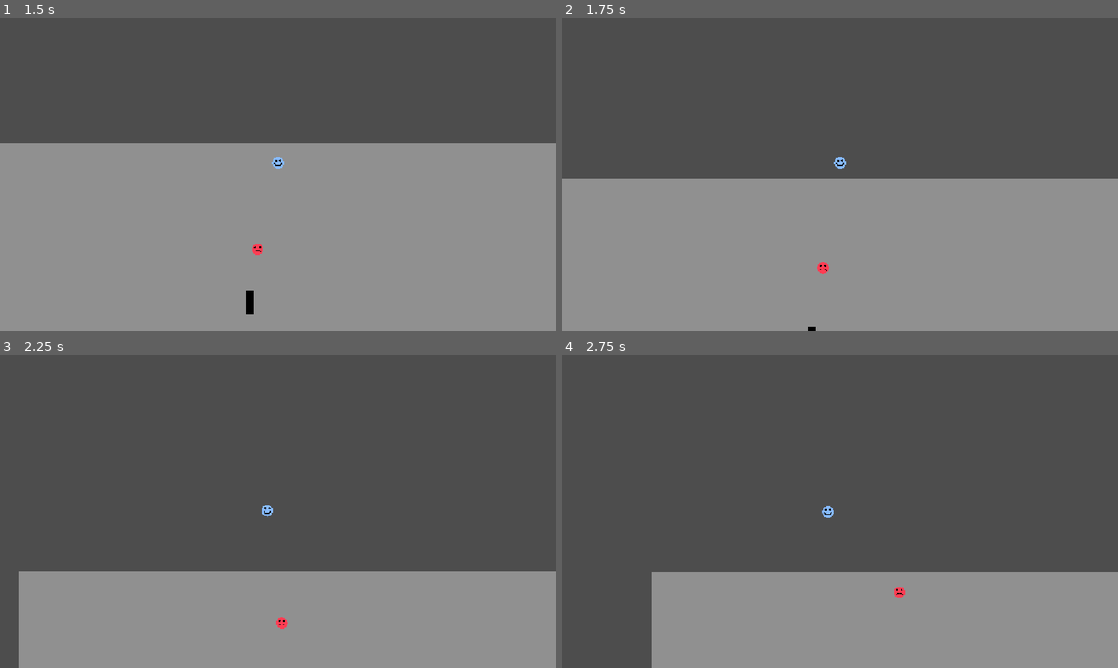
Above: before the commit, frames 1-4 (two rows, left to right).
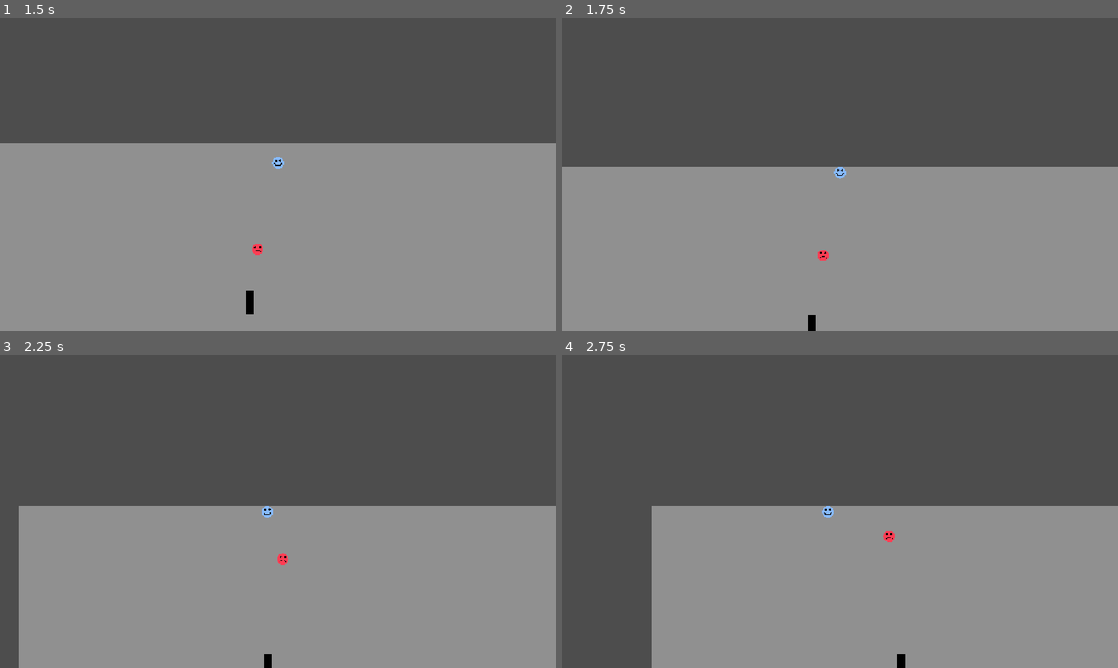
Above: after the commit, the same moments.

Repository: timothytse13/HvP
Game: Godot game, scene res://scene/main.tscn
Two runs of this game, one before a commit and one after it. Both use one fixed random seed, a clock stepped at 60 frames per second and the inputs below.
Inputs:
- Up to frame 1 (1.5 s): hold W (up) from 0.53 s (still down)
- Up to frame 2 (1.75 s): keep holding W (up)
- Up to frame 3 (2.25 s): release W (up) at 2.03 s; hold A (left) from 2.03 s (still down)
- Up to frame 4 (2.75 s): keep holding A (left)

Frame 1 is identical in both runs. In frame 2, 4.0% of the frame differs, in the area x 0-100%, y 44-99%; in frame 3, 20%, in the area x 3-100%, y 48-100%; in frame 4, 18%.

Commit message:
Added map border

Diff:
--- a/scene/enemy.gd
+++ b/scene/enemy.gd
@@ -9,6 +9,7 @@
 func _ready() -> void:
 	player = get_parent().get_node("Player")
 
+# TODO: remember to consolodate layer masks for collisions later
 func _physics_process(delta: float) -> void:
 	if player:
 		var direction = global_position.direction_to(player.global_position)
--- a/scene/main.tscn
+++ b/scene/main.tscn
@@ -3,6 +3,12 @@
 [ext_resource type="PackedScene" uid="uid://d1fpb7i0dtaii" path="res://scene/player.tscn" id="1_itxqv"]
 [ext_resource type="PackedScene" uid="uid://c3d6ubfw0vny2" path="res://scene/test_object.tscn" id="2_v0l8b"]
 [ext_resource type="PackedScene" uid="uid://bug3ewtbcshxk" path="res://scene/enemy.tscn" id="3_wp4xf"]
+
+[sub_resource type="RectangleShape2D" id="RectangleShape2D_a4kta"]
+size = Vector2(20, 657.5)
+
+[sub_resource type="RectangleShape2D" id="RectangleShape2D_h6au5"]
+size = Vector2(1153, 20)
 
 [node name="Main" type="Node2D" unique_id=1013720349]
 
@@ -21,3 +27,29 @@
 
 [node name="Enemy" parent="Objects" unique_id=81298573 instance=ExtResource("3_wp4xf")]
 position = Vector2(439, 322)
+
+[node name="Boundary" type="Node2D" parent="." unique_id=263660475]
+
+[node name="Border" type="StaticBody2D" parent="Boundary" unique_id=1640782485]
+
+[node name="CollisionShape2D" type="CollisionShape2D" parent="Boundary/Border" unique_id=869743673]
+position = Vector2(-10, 325)
+shape = SubResource("RectangleShape2D_a4kta")
+
+[node name="Border2" type="StaticBody2D" parent="Boundary" unique_id=353907429]
+
+[node name="CollisionShape2D" type="CollisionShape2D" parent="Boundary/Border2" unique_id=1405863285]
+position = Vector2(1162, 320.25)
+shape = SubResource("RectangleShape2D_a4kta")
+
+[node name="StaticBody2D" type="StaticBody2D" parent="Boundary" unique_id=712541119]
+
+[node name="CollisionShape2D" type="CollisionShape2D" parent="Boundary/StaticBody2D" unique_id=1284439710]
+position = Vector2(576, -10)
+shape = SubResource("RectangleShape2D_h6au5")
+
+[node name="StaticBody2D2" type="StaticBody2D" parent="Boundary" unique_id=1537132707]
+
+[node name="CollisionShape2D" type="CollisionShape2D" parent="Boundary/StaticBody2D2" unique_id=1044405722]
+position = Vector2(575.5, 658)
+shape = SubResource("RectangleShape2D_h6au5")
